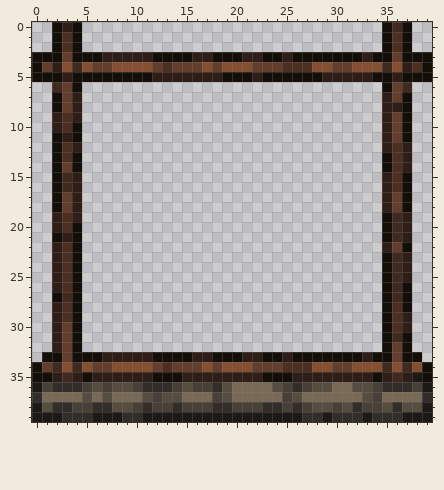
Two versions of one pixel-art sprite, content/Entities/Structures/Construction/construction.5x5.png. That is the earlier state.
The file is 40x40 pixels.
And afterwards:
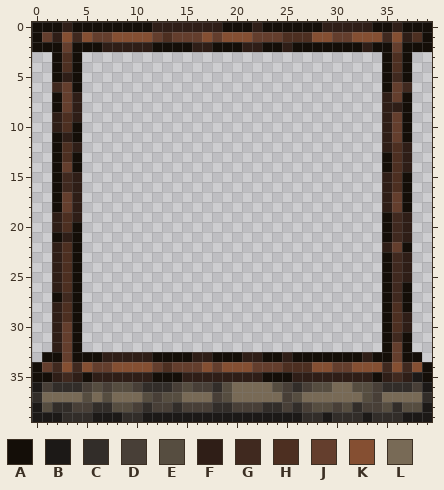
Palette (. is transparent): A #140e08  B #1c1917  C #322d29  D #483f37  E #564d40  F #2f1e17  G #40291f  H #4d2f21  J #643e2d  K #854f32  L #786a56
The exact change:
@@ x 0..39 @@
- 0 ..AFA..............................AGA..
- 1 ..AHA..............................AHA..
- 2 ..AHA..............................AHA..
- 3 AAAJAAAFFFFFAAAAFFAAAFFAAFAAAAAAAFAAJAAA
- 4 AJFKGKJJKKKKJHJJJKJKKKJJJHHHKKJJKKKGKFHA
- 5 AAAFAAAAAAAAFFFFFFFAAAFAAAAAAFFFFFAAFAAA
+ 0 AAAFAAAAAAAAFFFFFFFAAAFAAAAAAFFFFFAAFAAA
+ 1 AJFKGKJJKKKKJHJJJKJKKKJJJHHHKKJJKKKGKFHA
+ 2 AAAJAAAFFFFFAAAAFFAAAFFAAFAAAAAAAFAAJAAA
+ 3 ..AHA..............................AHA..
+ 4 ..AHA..............................AHA..
+ 5 ..AFA..............................AGA..
  6 ..GJA..............................AJG..
